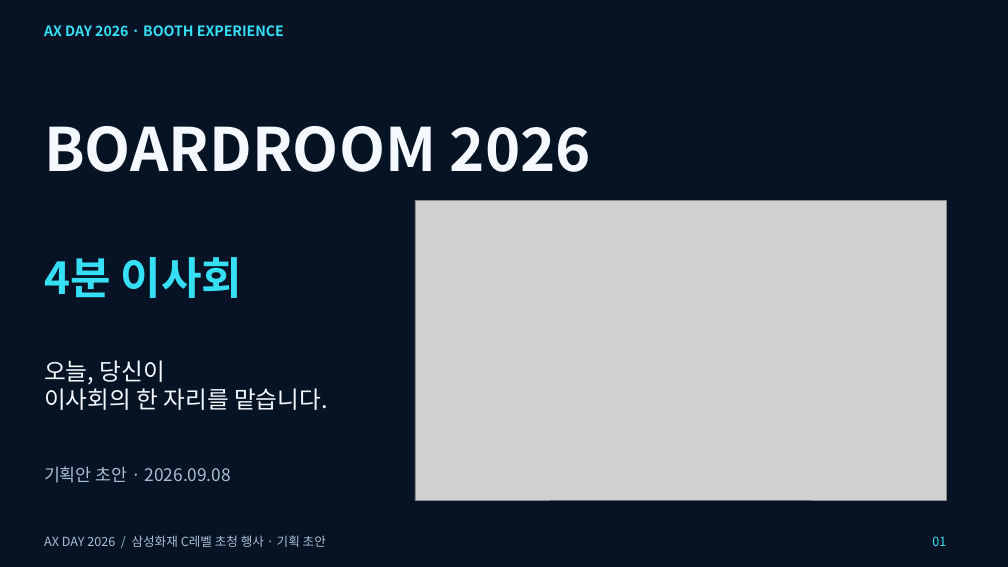
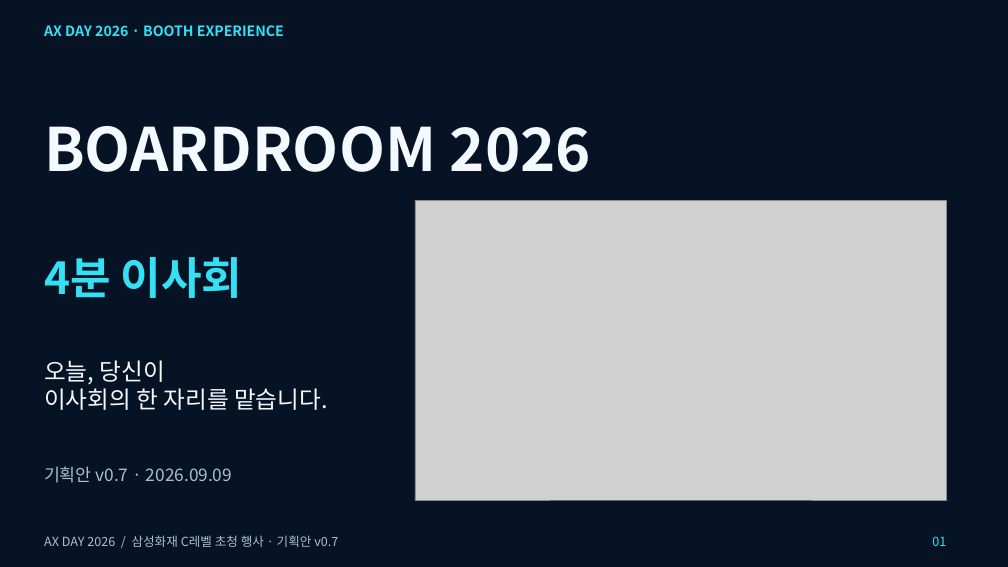
Before and after one commit to hyuny0219/axday_agent, a slide deck: slide 1 of docs/reference/AX_Day_2026_Boardroom_Proposal.pptx. Drawn at 1008x567 pixels with LibreOffice and Linux fonts; fonts in the diff are those of the drawing; grey boxes stand for pictures. Boxes give left, top, right and bottom in pixels: in the first picture for what was removed or moved away, otherwise in the second. Text is boxed around its words. In the diff, an @@ line names an element or a change of style, - is before the commit and + after.

```diff
--- a/docs/reference/AX_Day_2026_Boardroom_Proposal.pptx
+++ b/docs/reference/AX_Day_2026_Boardroom_Proposal.pptx
@@ text at box(44, 466, 232, 483): text changed @@
-기획안 초안 · 2026.09.08
+기획안 v0.7 · 2026.09.09
@@ text at box(44, 535, 338, 547): text changed @@
-AX DAY 2026 / 삼성화재 C레벨 초청 행사 · 기획 초안
+AX DAY 2026 / 삼성화재 C레벨 초청 행사 · 기획안 v0.7
```
Also in this commit, not shown: 15 other slides changed, 2 slides added, 13 other files.
